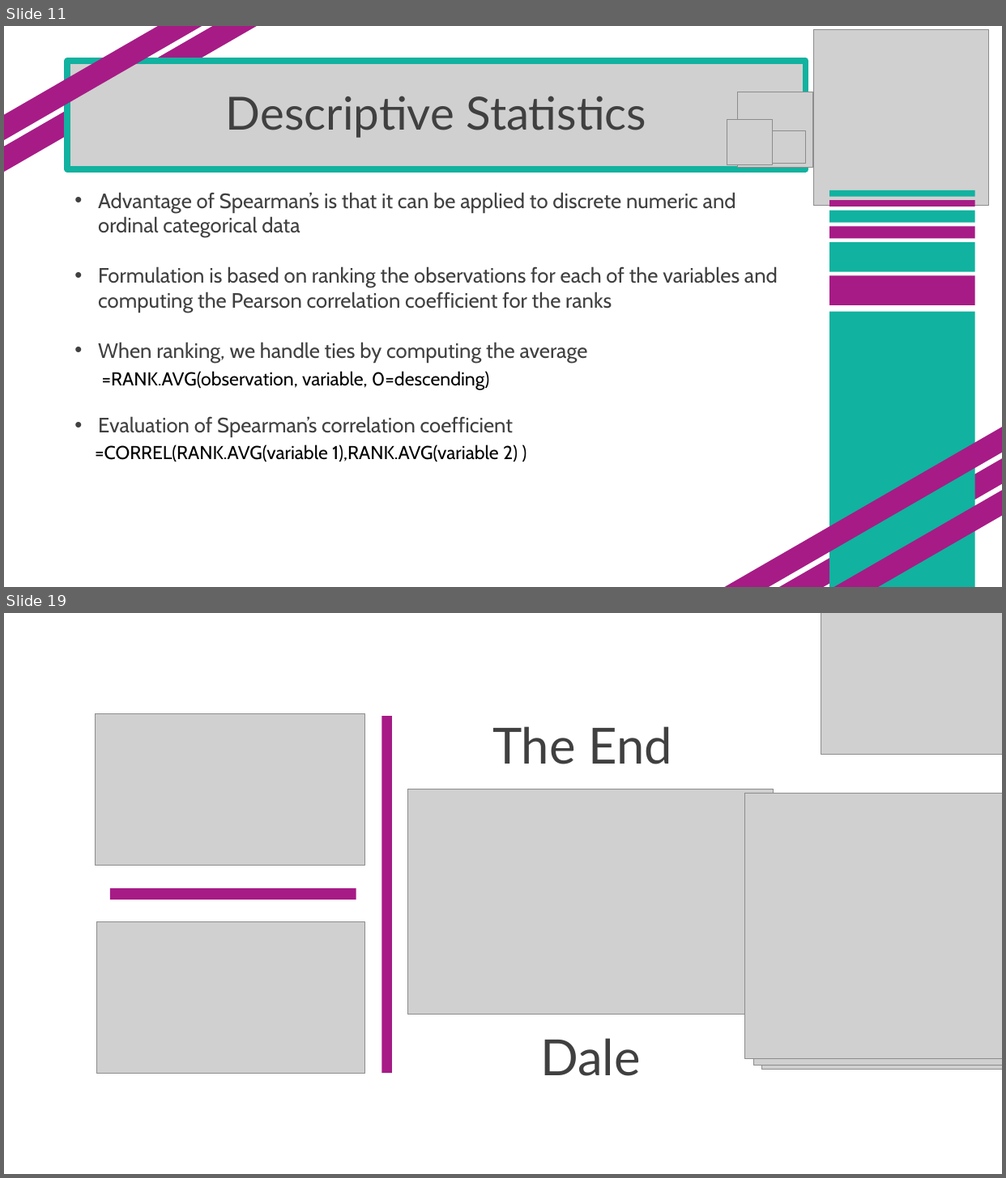
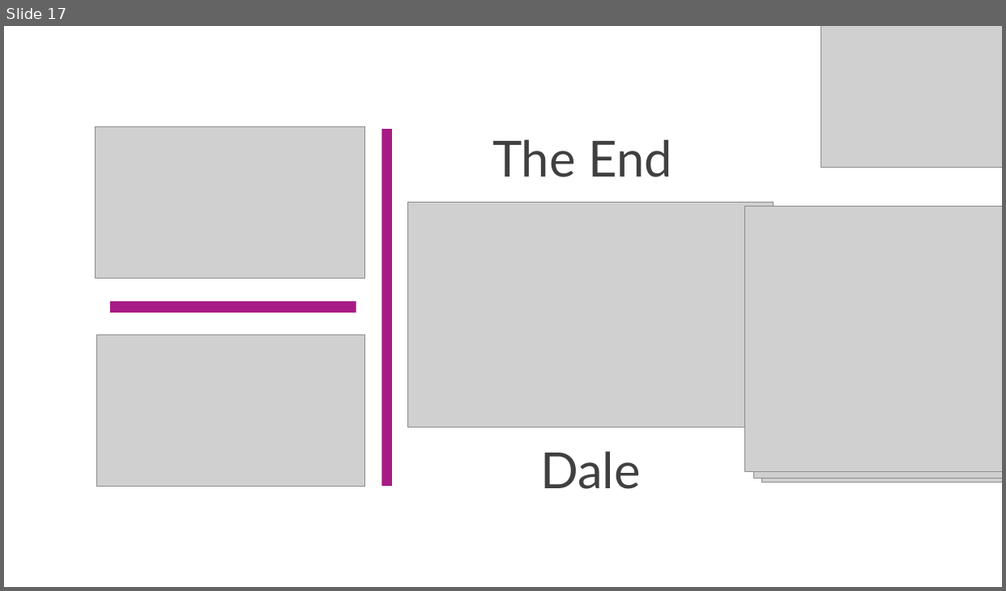
Before and after one commit to SuperMarioGiacomazzo/STOR305_WEBSITE, a slide deck: Lectures/Lecture 26/Lecture 26.pptx. Shown one above the other, each under a label of ours: slides 11 and 19 before the commit, slide 17 after it; the slides between them are not shown. The pictures are 1006x1178 and 1006x591 pixels, drawn with LibreOffice and Linux fonts; fonts in the diff are those of the drawing; grey boxes stand for pictures. Boxes give left, top, right and bottom in pixels: in the first picture for what was removed or moved away, otherwise in the second. Text is boxed around its words. In the diff, an @@ line names an element or a change of style, - is before the commit and + after.

```diff
--- a/Lectures/Lecture 26/Lecture 26.pptx
+++ b/Lectures/Lecture 26/Lecture 26.pptx
@@ slide 11 removed at (4,26,1002,587), background #FFFFFF @@
@@ rectangle removed at (4,26,268,184) @@
@@ rectangle removed at (4,26,253,160) @@
@@ picture removed at (813,30,988,205) @@
@@ picture removed at (68,62,806,169) @@
@@ title removed at (68,61,806,169) @@
-Descriptive Statistics
@@ picture removed at (738,92,812,168) @@
@@ picture removed at (727,120,772,165) @@
@@ picture removed at (773,130,806,164) @@
@@ text removed at (98,192,778,437) @@
-• Advantage of Spearman’s is that it can be applied to discrete numeric and ordinal categorical data
-• Formulation is based on ranking the observations for each of the variables and computing the Pearson correlation coefficient for the ranks
-• When ranking, we handle ties by computing the average
-• Evaluation of Spearman’s correlation coefficient
@@ rectangle removed at (829,190,975,197) @@
@@ rectangle removed at (829,200,975,207) @@
@@ rectangle removed at (829,210,975,222) @@
@@ rectangle removed at (829,227,975,238) @@
@@ rectangle removed at (829,242,975,272) @@
@@ rectangle removed at (829,276,975,306) @@
@@ rectangle removed at (829,312,975,587) @@
@@ text removed at (102,371,490,390) @@
-=RANK.AVG(observation, variable, 0=descending)
@@ rectangle removed at (701,408,1002,587) @@
@@ rectangle removed at (765,431,1002,587) @@
@@ text removed at (95,445,518,462) @@
-=CORREL(RANK.AVG(variable 1),RANK.AVG(variable 2) )
@@ rectangle removed at (778,455,1002,587) @@
@@ what was slide 19 is now slide 17 @@
```
Also in this commit, not shown: 15 slides added, 16 other slides removed, 59 other files.
